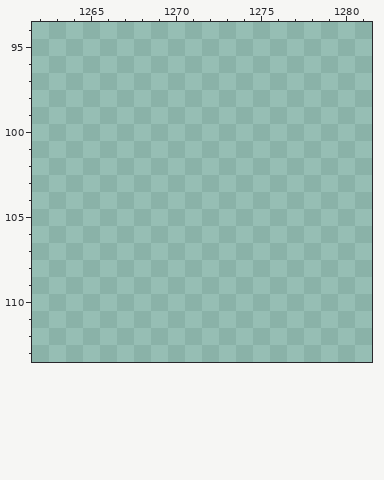
File history of a pixel-art file, imagenes/primer nivel/Mapa1.ase. The picture above was drawn from the file before the commit.
3584x240 pixels, 1 frame. Colours within 5 levels of each other are drawn and written as one. Shown: x 1262..1281, y 94..113. The commit also changed other parts of the picture, which this record leaves out.
And afterwards:
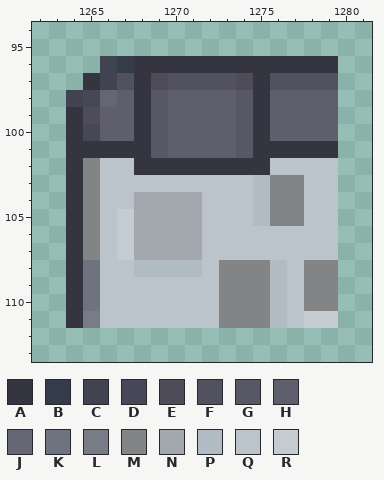
Palette (. is transparent): A #353541  B #343c49  C #424351  D #474758  E #4d4c58  F #51515f  G #575766  H #5e5e6d  J #646673  K #6f727f  L #787c86  M #838485  N #a2a8ae  P #b0bbc3  Q #bbc4cb  R #c4ccd2
The exact change:
{"y":96,"x":1266,"old":"..............","new":"CBAAAAAAAAAAAA"}
{"y":97,"x":1265,"old":"...............","new":"ACFAEFFFFEAFFFF"}
{"y":98,"x":1264,"old":"................","new":"CDJHAGHHHHGAHHHH"}
{"y":99,"x":1264,"old":"................","new":"AEHHAGHHHHGAHHHH"}
{"y":100,"x":1264,"old":"................","new":"ADHHAGHHHHGAHHHH"}
{"y":101,"x":1264,"old":"................","new":"AAAAAGHHHHGAAAAA"}
{"y":102,"x":1264,"old":"................","new":"AMQQAAAAAAAAQQQQ"}
{"y":103,"x":1264,"old":"................","new":"AMQQQQQQQQQPMMQQ"}
{"y":104,"x":1264,"old":"................","new":"AMQQNNNNQQQPMMQQ"}
{"y":105,"x":1264,"old":"................","new":"AMQRNNNNQQQPMMQQ"}
{"y":106,"x":1264,"old":"................","new":"AMQRNNNNQQQQQQQQ"}
{"y":107,"x":1264,"old":"................","new":"AMQRNNNNQQQQQQQQ"}
{"y":108,"x":1264,"old":"................","new":"AKQQPPPPQMMMPQMM"}
{"y":109,"x":1264,"old":"................","new":"AKQQQQQQQMMMPQMM"}
{"y":110,"x":1264,"old":"................","new":"AKQQQQQQQMMMPQMM"}
{"y":111,"x":1264,"old":"................","new":"ALQQQQQQQMMMPQRR"}
